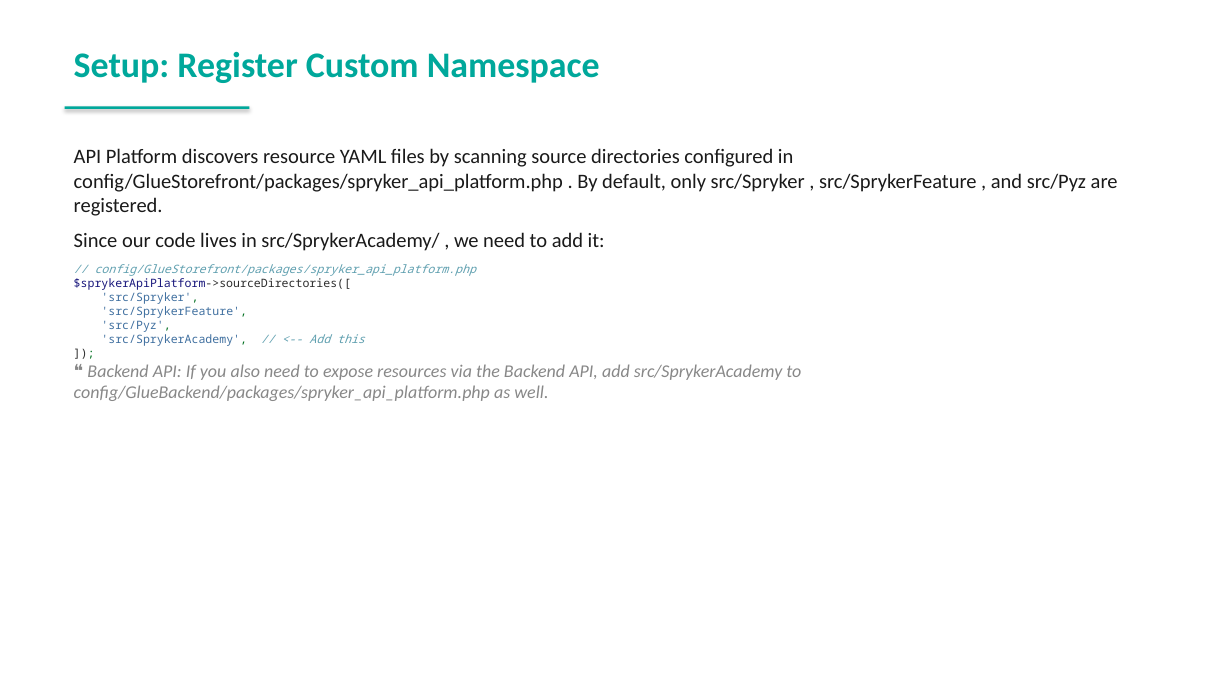
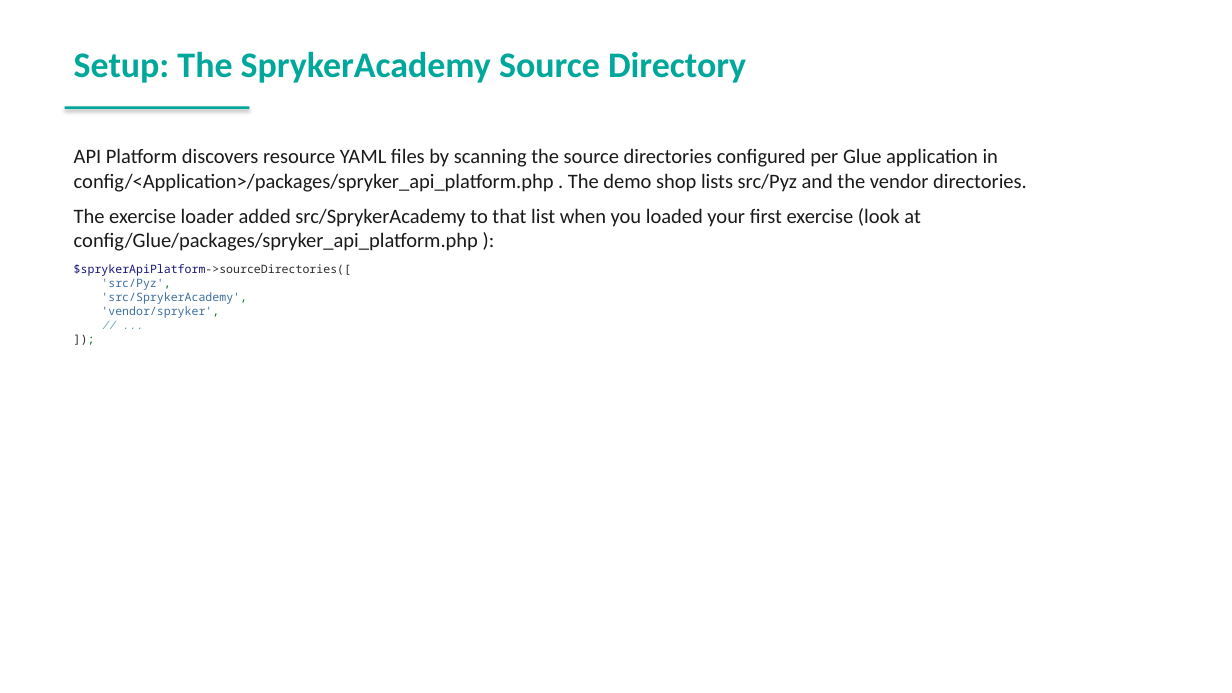
Before and after one commit to spryker-academy/instructor-exercises, a slide deck: slide 138 of guides-pptx/spryker-academy-professional.pptx (slide 131 before the commit). Drawn at 1232x693 pixels with LibreOffice and Linux fonts; fonts in the diff are those of the drawing. Boxes give left, top, right and bottom in pixels: in the first picture for what was removed or moved away, otherwise in the second. Text is boxed around its words. In the diff, an @@ line names an element or a change of style, - is before the commit and + after.

```diff
--- a/guides-pptx/spryker-academy-professional.pptx
+++ b/guides-pptx/spryker-academy-professional.pptx
@@ text at (74, 51, 746, 83): text changed @@
-Setup: Register Custom Namespace
+Setup: The SprykerAcademy Source Directory
@@ text at (74, 148, 1027, 251): text changed @@
-API Platform discovers resource YAML files by scanning source directories configured in config/GlueStorefront/packages/spryker_api_platform.php . By default, only src/Spryker , src/SprykerFeature , and src/Pyz are registered.
-Since our code lives in src/SprykerAcademy/ , we need to add it:
-// config/GlueStorefront/packages/spryker_api_platform.php
+API Platform discovers resource YAML files by scanning the source directories configured per Glue application in config/<Application>/packages/spryker_api_platform.php . The demo shop lists src/Pyz and the vendor directories.
+The exercise loader added src/SprykerAcademy to that list when you loaded your first exercise (look at config/Glue/packages/spryker_api_platform.php ):
@@ text at (101, 292, 247, 318): paragraphs removed @@
-'src/Spryker',
-'src/SprykerFeature',
@@ text at (101, 292, 247, 318): text changed @@
-'src/SprykerAcademy', // <-- Add this
+'src/SprykerAcademy',
+'vendor/spryker',
+// ...
@@ text at (74, 364, 801, 401): paragraph removed @@
-❝ Backend API: If you also need to expose resources via the Backend API, add src/SprykerAcademy to config/GlueBackend/packages/spryker_api_platform.php as well.
```
Also in this commit, not shown: 106 other slides changed, 23 slides added, 11 slides removed, 46 other files.
